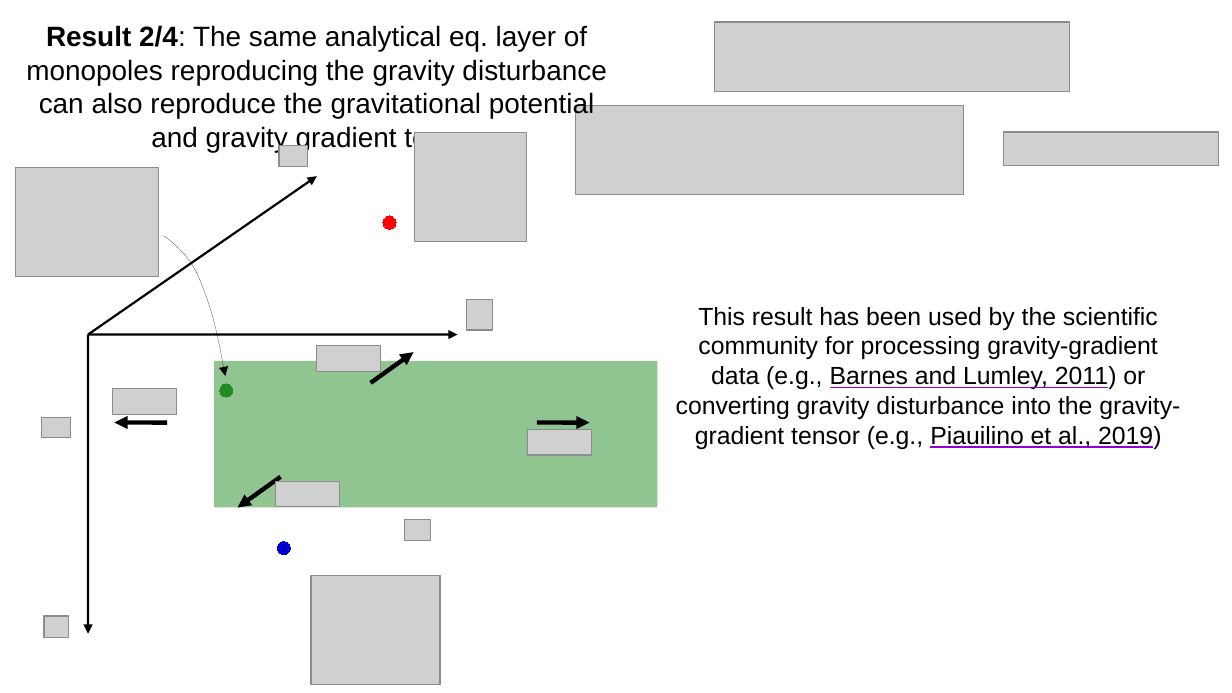
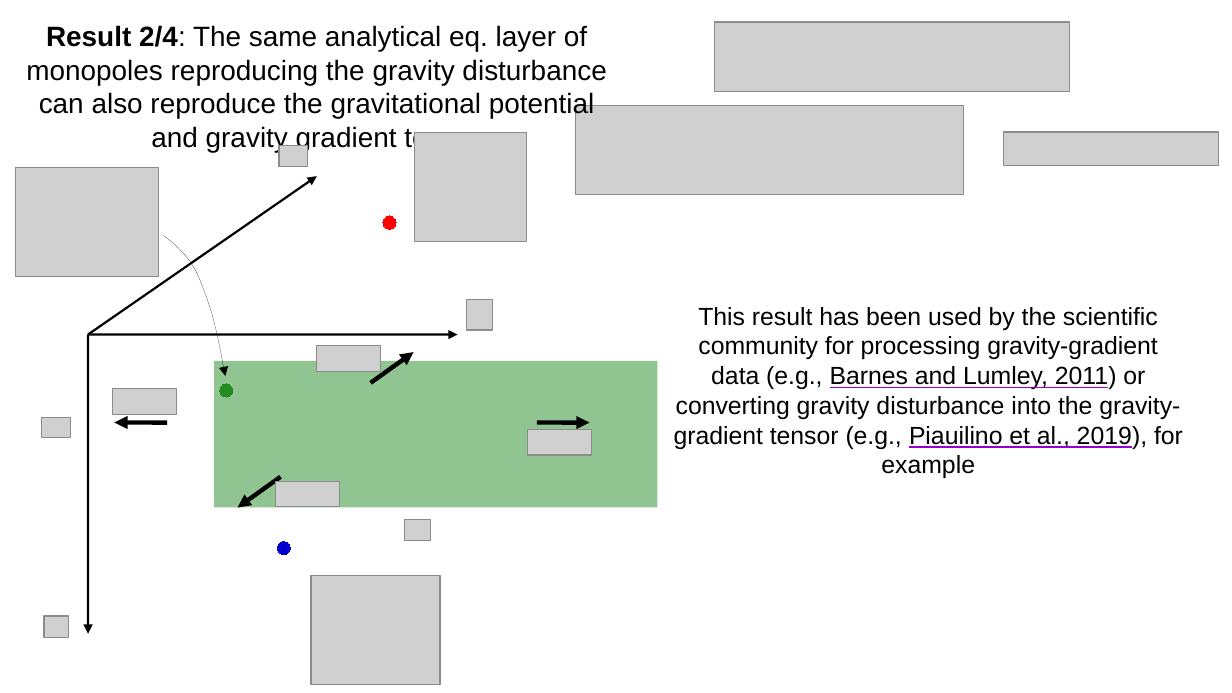
Before and after one commit to pinga-lab/EqL-overview-TU-Freiberg, a slide deck: slide 127 of TU-Freiberg-feb2022.odp. Drawn at 1232x693 pixels with LibreOffice and Linux fonts; fonts in the diff are those of the drawing; grey boxes stand for pictures. Boxes give left, top, right and bottom in pixels: in the first picture for what was removed or moved away, otherwise in the second. Text is boxed around its words. In the diff, an @@ line names an element or a change of style, - is before the commit and + after.

```diff
--- a/TU-Freiberg-feb2022.odp
+++ b/TU-Freiberg-feb2022.odp
@@ text at (x1=674, y1=307, x2=1183, y2=478): text changed @@
-This result has been used by the scientific community for processing gravity-gradient data (e.g., Barnes and Lumley, 2011) or converting gravity disturbance into the gravity-gradient tensor (e.g., Piauilino et al., 2019)
+This result has been used by the scientific community for processing gravity-gradient data (e.g., Barnes and Lumley, 2011) or converting gravity disturbance into the gravity-gradient tensor (e.g., Piauilino et al., 2019), for example
```
Also in this commit, not shown: 3 other slides changed, 3 other files.
